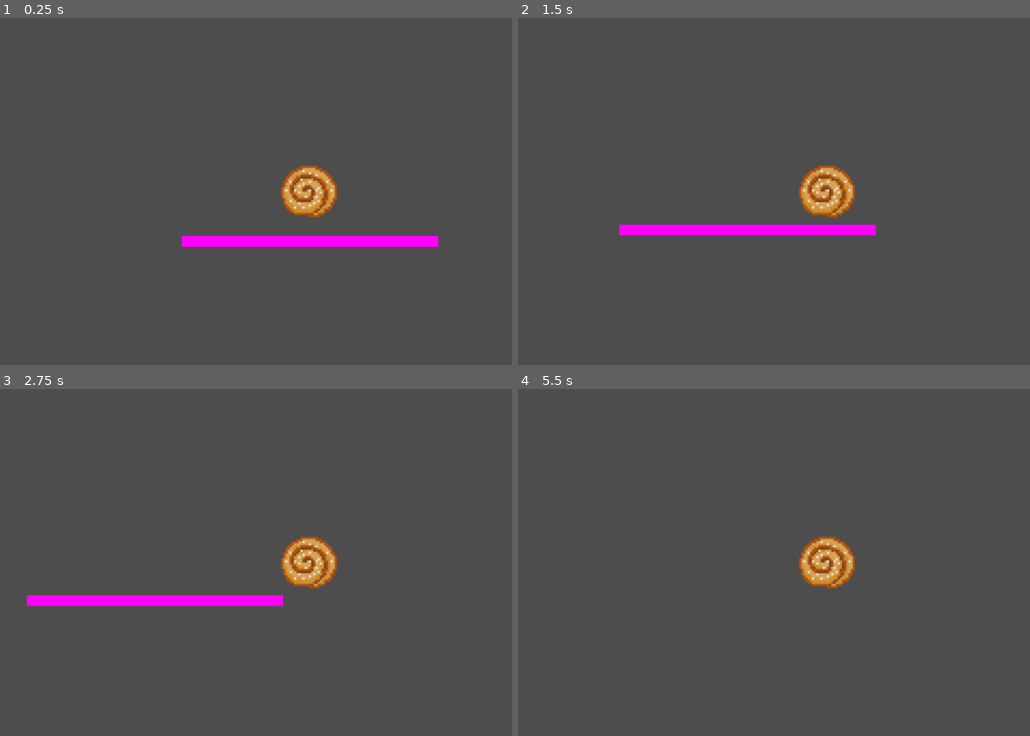
Above: before the commit, frames 1-4 (two rows, left to right).
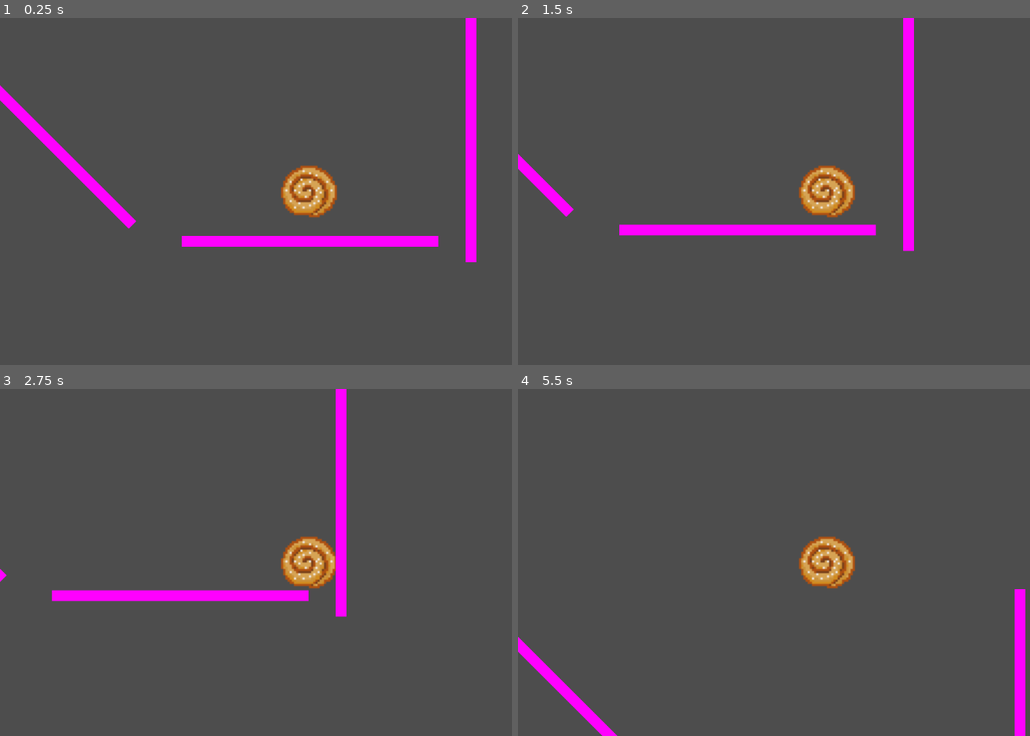
Above: after the commit, the same moments.

Repository: Rembane/ggj-bubbles-2025
Game: Godot game, scene res://root.tscn
Same seed, same stepped clock (60 frames per second), same inputs: the game is played once before the commit and once after it.
Inputs (mouse positions are in pixels of both pictures, inside the frame that each line leads up to):
- Up to frame 1 (0.25 s): no input
- Up to frame 2 (1.5 s): tap Enter at 0.5, 1.35 s; move the mouse to (963, 174) at 0.52 s; hold Right (ui_right) 0.53-1.28 s; tap Q at 0.6 s; click (963, 174) at 0.67 s; move the mouse to (702, 208) at 1.27 s; hold S from 1.28 s (still down)
- Up to frame 3 (2.75 s): tap Space at 2 s; move the mouse to (368, 486) at 2.02 s; release S at 2.03 s; hold Right (ui_right) from 2.03 s (still down); tap F at 2.1 s
- Up to frame 4 (5.5 s): move the mouse to (794, 631) at 2.77 s; release Right (ui_right) at 2.78 s; hold Up (ui_up) 2.78-3.53 s; tap one key every 0.75 s from 2.85 s: Q Enter F Q; click (794, 631) at 2.92 s; move the mouse to (1014, 614) at 3.52 s; hold Left (ui_left) 3.53-5.03 s; move the mouse to (640, 510) at 4.27 s; move the mouse to (855, 562) at 5.02 s; hold S from 5.03 s (still down); click (855, 562) at 5.17 s

The runs differ from the first frame. In frame 1, 2.6% of the frame differs, in the area x 0-94%, y 0-71%; in frame 2, 1.9%; in frame 3, 3.2%, in the area x 0-68%, y 0-66%; in frame 4, 1.7%.

Commit message:
Add a slope and a wall to bounce off of

Diff:
--- a/root.tscn
+++ b/root.tscn
@@ -22,3 +22,25 @@
 [node name="Sprite2D" type="Sprite2D" parent="StaticBody2D"]
 scale = Vector2(478, 20)
 texture = SubResource("PlaceholderTexture2D_fryxb")
+
+[node name="StaticBody2D2" type="StaticBody2D" parent="."]
+position = Vector2(300, -200)
+rotation = 1.5708
+
+[node name="CollisionShape2D" type="CollisionShape2D" parent="StaticBody2D2"]
+shape = SubResource("RectangleShape2D_grg0g")
+
+[node name="Sprite2D" type="Sprite2D" parent="StaticBody2D2"]
+scale = Vector2(478, 20)
+texture = SubResource("PlaceholderTexture2D_fryxb")
+
+[node name="StaticBody2D3" type="StaticBody2D" parent="."]
+position = Vector2(-500, -200)
+rotation = 0.785398
+
+[node name="CollisionShape2D" type="CollisionShape2D" parent="StaticBody2D3"]
+shape = SubResource("RectangleShape2D_grg0g")
+
+[node name="Sprite2D" type="Sprite2D" parent="StaticBody2D3"]
+scale = Vector2(478, 20)
+texture = SubResource("PlaceholderTexture2D_fryxb")
